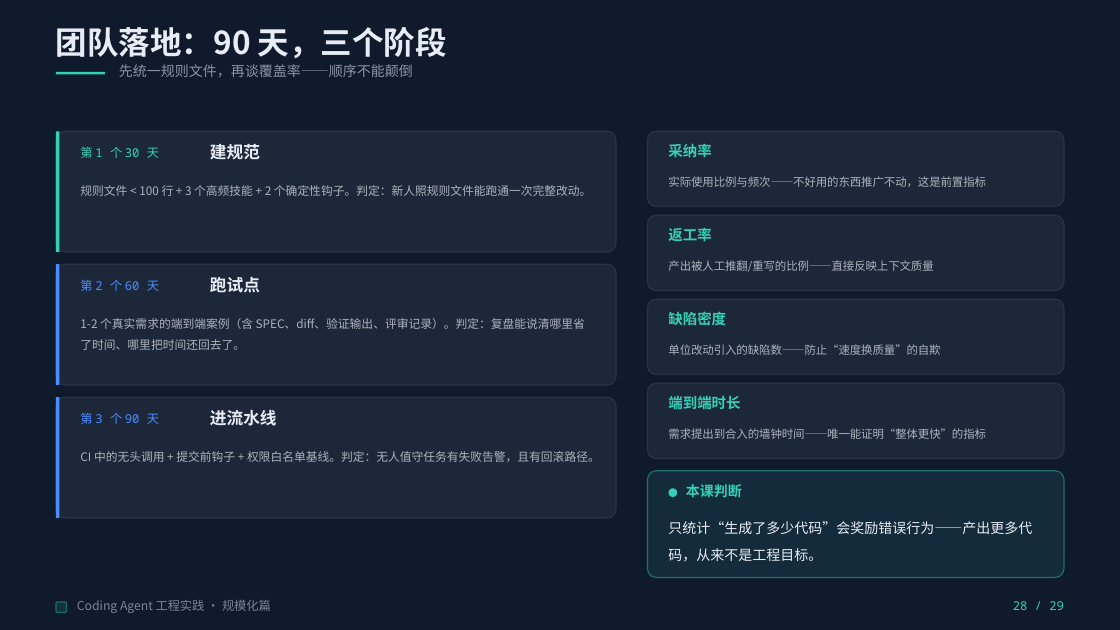
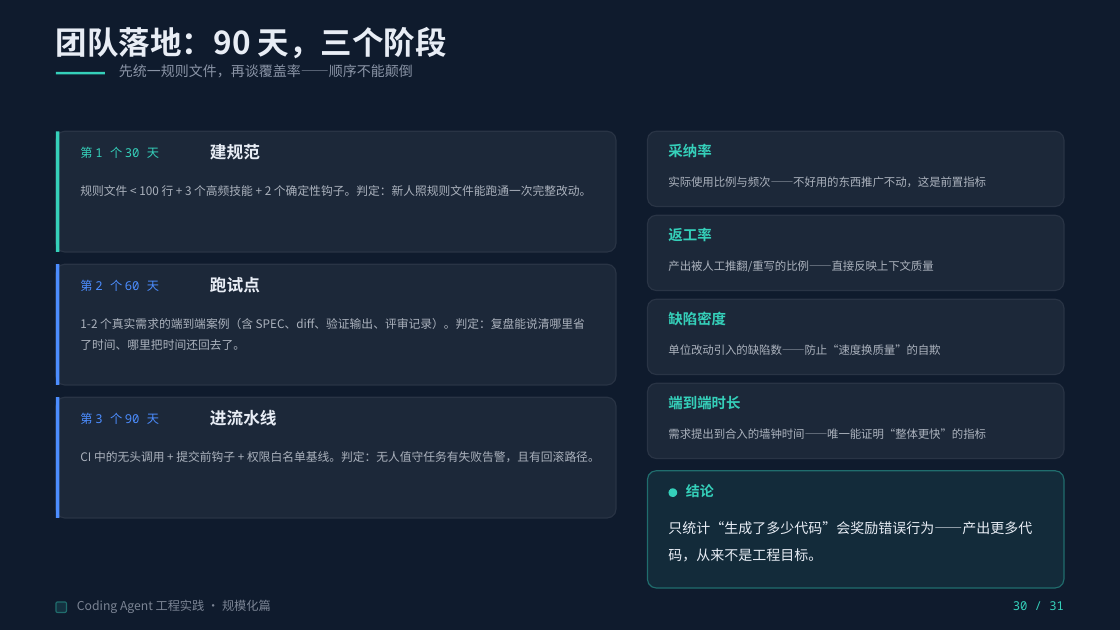
Before and after one commit to Yqghlx/AI_Learn, a slide deck: slide 30 of Coding Agent 实战指南/Coding Agent 工程实践（通用版）.pptx (slide 28 before the commit). Drawn at 1120x630 pixels with LibreOffice and Linux fonts; fonts in the diff are those of the drawing. Boxes give left, top, right and bottom in pixels: in the first picture for what was removed or moved away, otherwise in the second. Text is boxed around its words. In the diff, an @@ line names an element or a change of style, - is before the commit and + after.

```diff
--- a/Coding Agent 实战指南/Coding Agent 工程实践（通用版）.pptx
+++ b/Coding Agent 实战指南/Coding Agent 工程实践（通用版）.pptx
@@ rounded rectangle: place and size @@
-rounded rectangle at box(648, 471, 1065, 577)
+rounded rectangle at box(648, 471, 1065, 588)
@@ rounded rectangle at box(648, 471, 1065, 588): proportions changed @@
@@ text at box(686, 484, 714, 497): text changed @@
-本课判断
+结论
@@ text at box(1013, 601, 1064, 610): text changed @@
-28 / 29
+30 / 31
```
Also in this commit, not shown: 27 other slides changed, 2 slides added, 6 other files.
